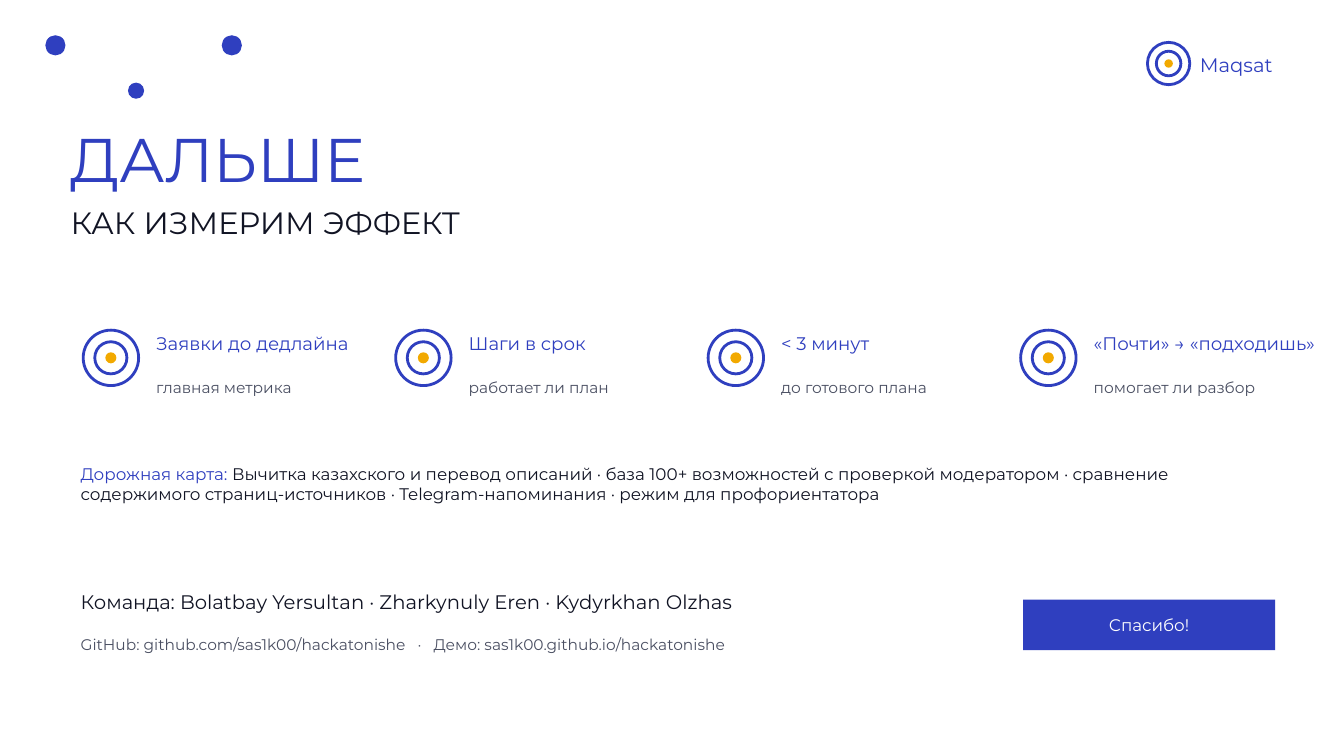
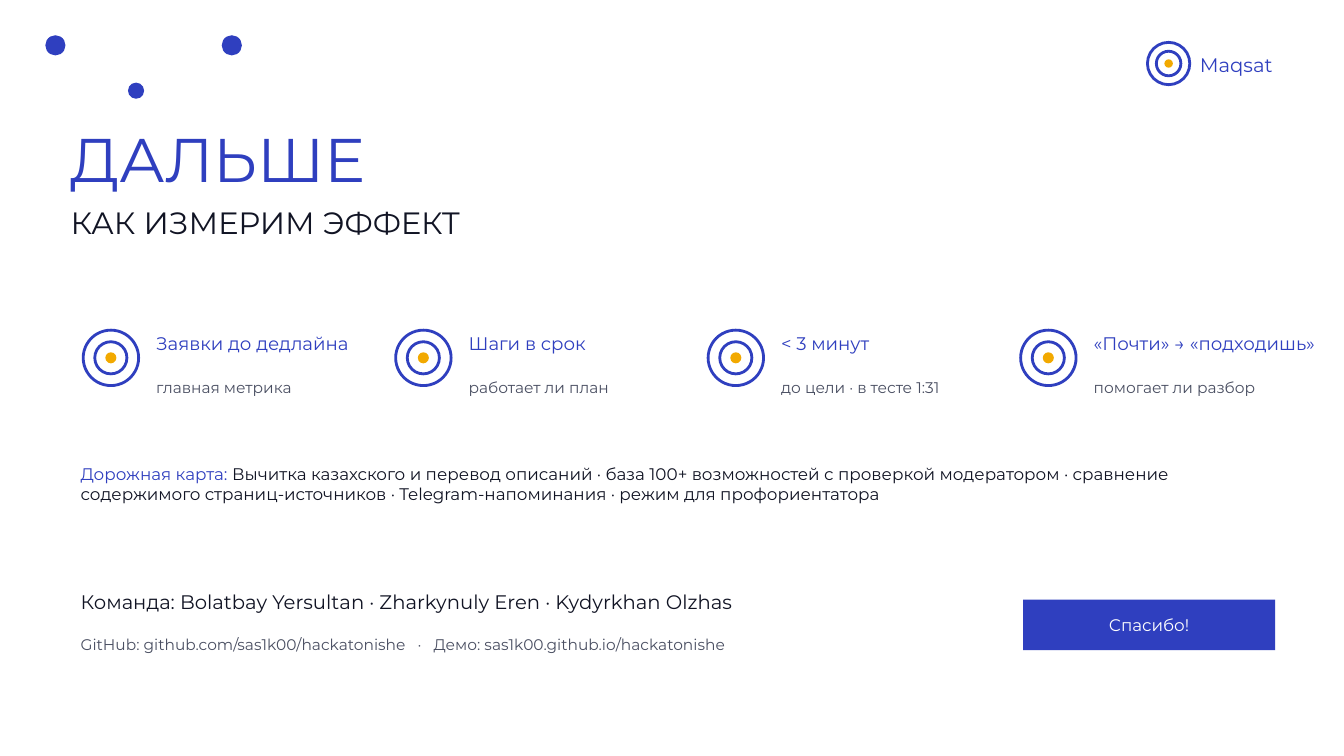
Before and after one commit to sas1k00/hackatonishe, a slide deck: slide 13 of docs/Maqsat_VentureHack2026_Final.pptx (slide 12 before the commit). Drawn at 1344x756 pixels with LibreOffice and Linux fonts; fonts in the diff are those of the drawing; background and template pictures are left out. Boxes give left, top, right and bottom in pixels: in the first picture for what was removed or moved away, otherwise in the second. Text is boxed around its words. In the diff, an @@ line names an element or a change of style, - is before the commit and + after.

```diff
--- a/docs/Maqsat_VentureHack2026_Final.pptx
+++ b/docs/Maqsat_VentureHack2026_Final.pptx
@@ text at [781,382,939,395]: text changed @@
-до готового плана
+до цели · в тесте 1:31
```
Also in this commit, not shown: 1 slide added, 4 other files.
